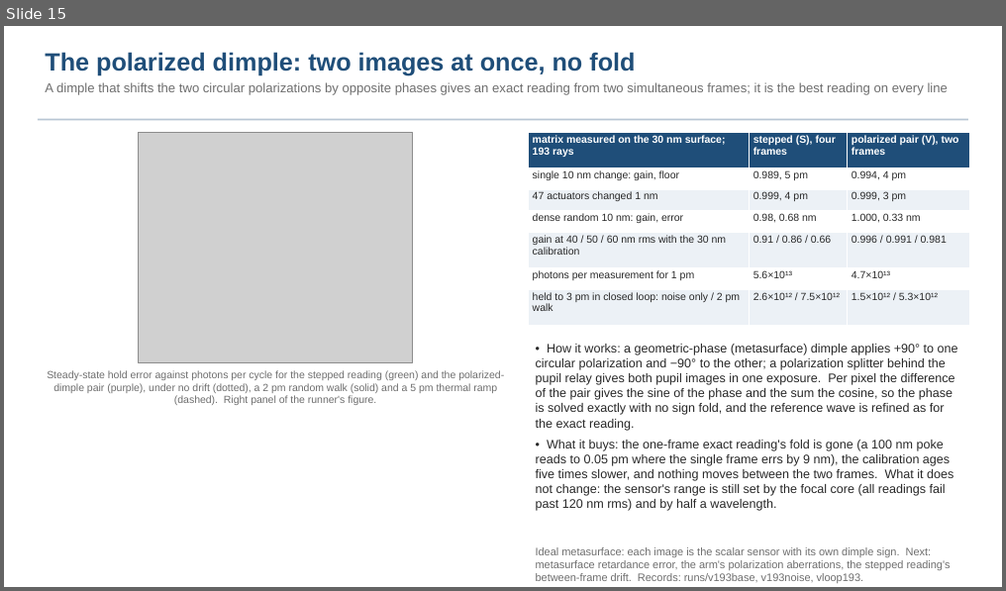
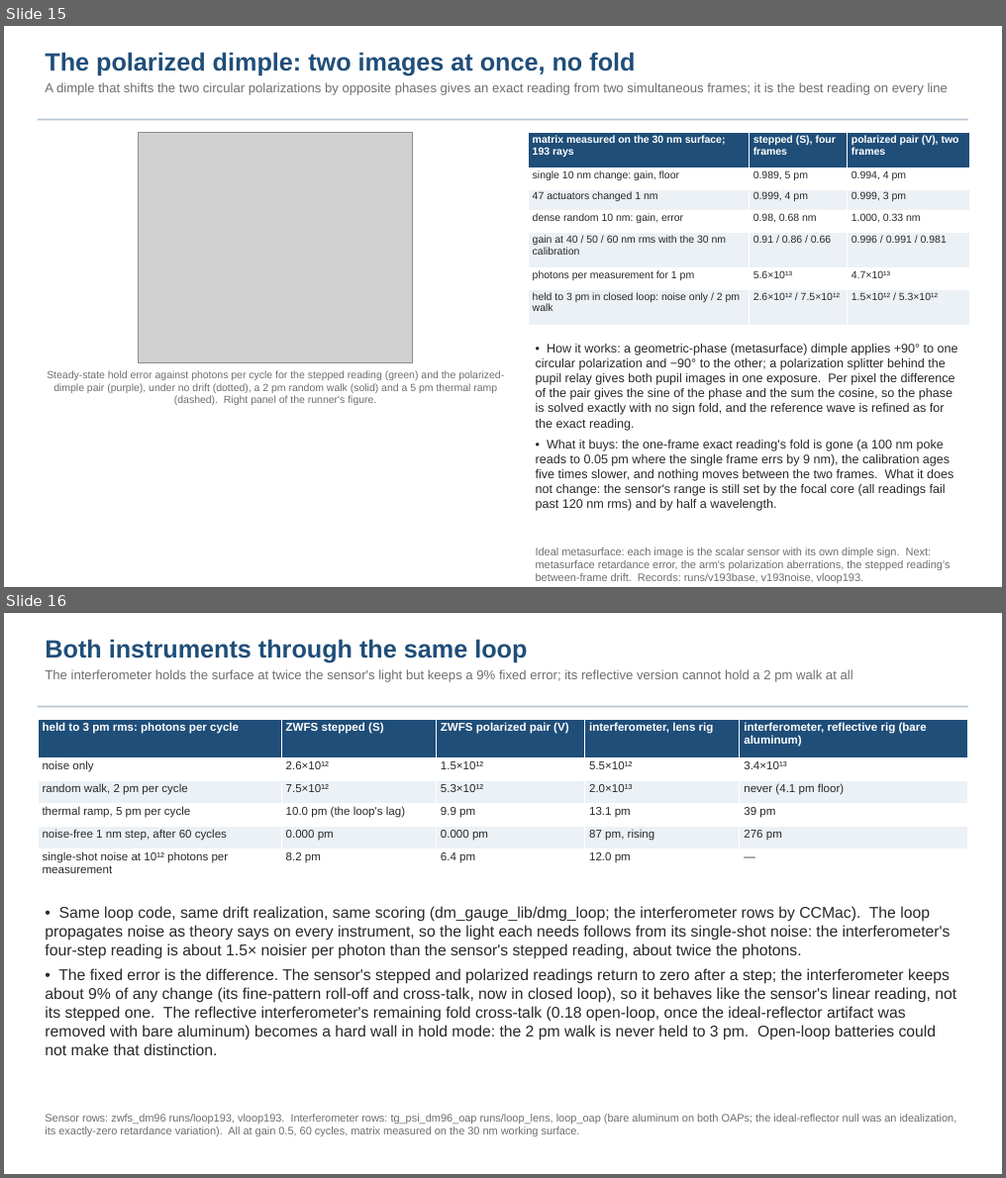
Before and after one commit to nasa-jpl/macos, a slide deck: demo_session/deck_zwfs.pptx. Shown one above the other, each under a label of ours: slide 15 before the commit, slides 15 and 16 after it. The pictures are 1006x591 and 1006x1178 pixels, drawn with LibreOffice and Linux fonts; fonts in the diff are those of the drawing; grey boxes stand for pictures. Boxes give left, top, right and bottom in pixels: in the first picture for what was removed or moved away, otherwise in the second. Text is boxed around its words. In the diff, an @@ line names an element or a change of style, - is before the commit and + after.

```diff
--- a/demo_session/deck_zwfs.pptx
+++ b/demo_session/deck_zwfs.pptx
@@ slide 16 added at box(4, 613, 1002, 1174), background #FFFFFF @@
@@ text added at box(45, 639, 853, 682), 12.5 pt, text #6E6E6E @@
+Both instruments through the same loop
+The interferometer holds the surface at twice the sensor's light but keeps a 9% fixed error; its reflective version cannot hold a 2 pm walk at all
@@ rectangle added at box(38, 706, 968, 707), fill #B8C6D4 @@
@@ table added at box(38, 719, 969, 888), 6 rows, 5 columns @@
+held to 3 pm rms: photons per cycle | ZWFS stepped (S) | ZWFS polarized pair (V) | interferometer, lens rig | interferometer, reflective rig (bare aluminum)
+noise only | 2.6×10¹² | 1.5×10¹² | 5.5×10¹² | 3.4×10¹³
+random walk, 2 pm per cycle | 7.5×10¹² | 5.3×10¹² | 2.0×10¹³ | never (4.1 pm floor)
+thermal ramp, 5 pm per cycle | 10.0 pm (the loop's lag) | 9.9 pm | 13.1 pm | 39 pm
+noise-free 1 nm step, after 60 cycles | 0.000 pm | 0.000 pm | 87 pm, rising | 276 pm
+single-shot noise at 10¹² photons per measurement | 8.2 pm | 6.4 pm | 12.0 pm | —
@@ text added at box(45, 906, 956, 1056), 15 pt, text #282828 @@
+• Same loop code, same drift realization, same scoring (dm_gauge_lib/dmg_loop; the interferometer rows by CCMac). The loop propagates noise as theory says on every instrument, so the light each needs follows from its single-shot noise: the interferometer's four-step reading is about 1.5× noisier per photon than the sensor's stepped reading, about twice the photons.
+• The fixed error is the difference. The sensor's stepped and polarized readings return to zero after a step; the interferometer keeps about 9% of any change (its fine-pattern roll-off and cross-talk, now in closed loop), so it behaves like the sensor's linear reading, not its stepped one. The reflective interferometer's remaining fold cross-talk (0.18 open-loop, once the ideal-reflector artifact was removed with bare aluminum) becomes a hard wall in hold mode: the 2 pm walk is never held to 3 pm. Open-loop batteries could not make that distinction.
@@ text added at box(45, 1114, 957, 1137), 10.5 pt, text #6E6E6E @@
+Sensor rows: zwfs_dm96 runs/loop193, vloop193. Interferometer rows: tg_psi_dm96_oap runs/loop_lens, loop_oap (bare aluminum on both OAPs; the ideal-reflector null was an idealization, its exactly-zero retardance variation). All at gain 0.5, 60 cycles, matrix measured on the 30 nm working surface.
```
Also in this commit, not shown: 2 slides changed, 2 other files.
